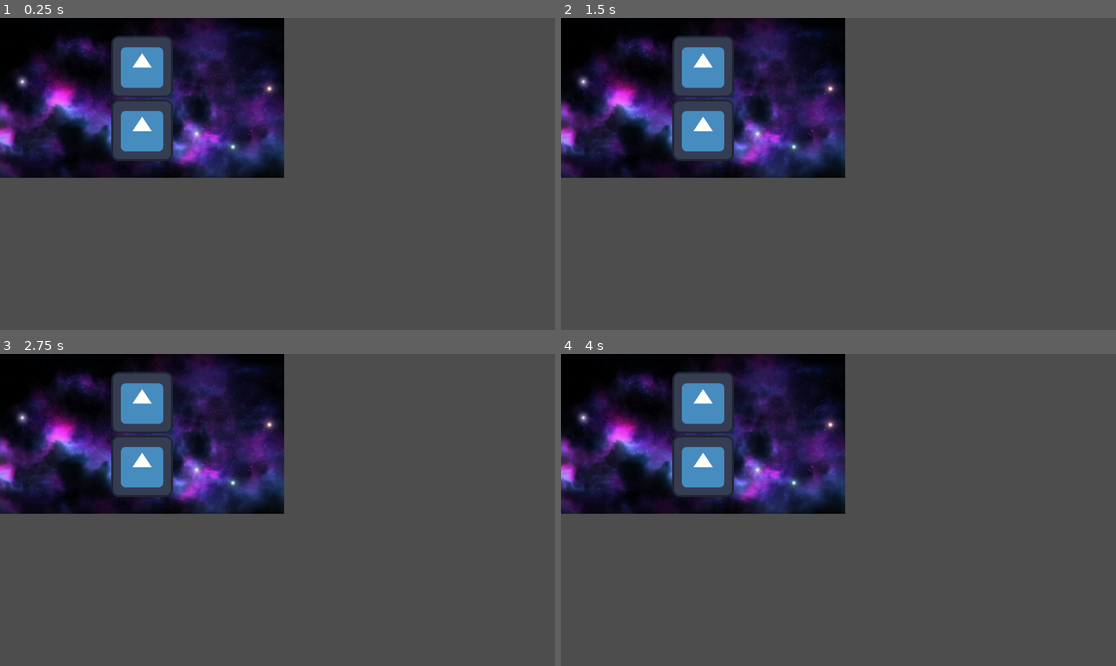
Above: before the commit, frames 1-4 (two rows, left to right).
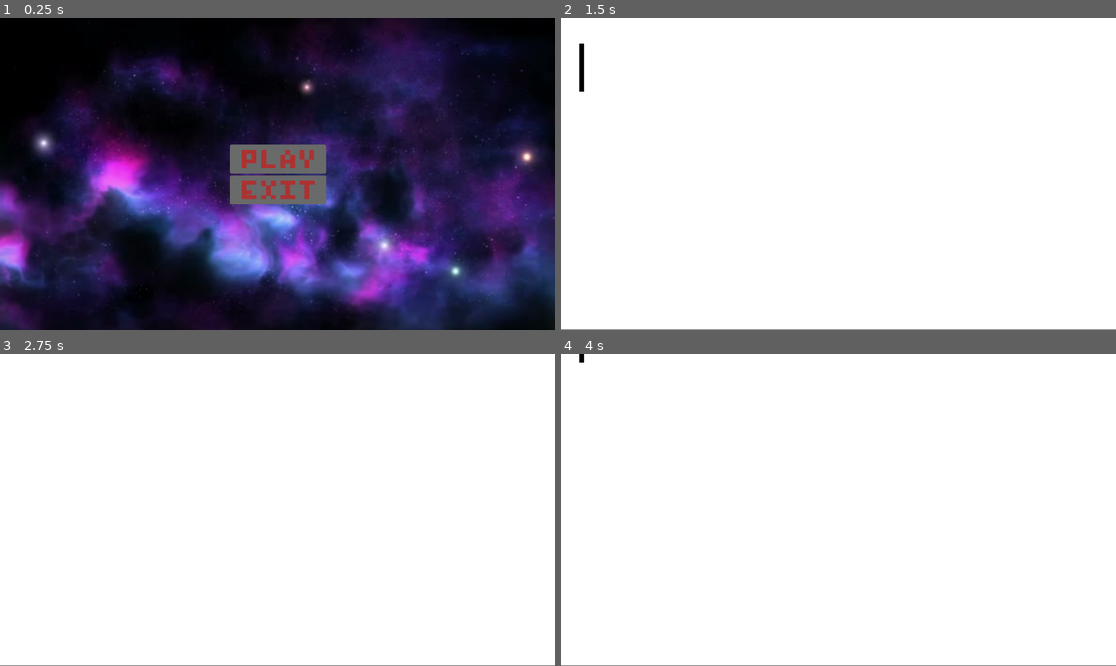
Above: after the commit, the same moments.

Repository: BrianGossett/pongiscoolagain
Game: Godot game, scene res://Scene/Start_menu/start_menu.tscn
The game is run twice, just before and just after one commit, with the same random seed, the same clock (stepped at 60 frames per second) and the same inputs. Before the commit the project has no main scene; this scene is started directly in both runs. The engine's default icon, where the game draws it, is replaced by a stand-in: a white triangle on a blue panel in a dark square.
Inputs (mouse positions are in pixels of both pictures, inside the frame that each line leads up to; where the layout moved, square brackets give the same spot in the first picture):
- Up to frame 1 (0.25 s): no input
- Up to frame 2 (1.5 s): click (838, 158) [705, 67] at 0.5 s; click (705, 67) at 1.27 s
- Up to frame 3 (2.75 s): tap Enter at 2 s; hold Up (ui_up) from 2.03 s (still down)
- Up to frame 4 (4 s): tap Space at 2.75 s; release Up (ui_up) at 2.78 s; hold Down (ui_down) 2.78-3.53 s; tap Enter at 3.5 s; hold Up (ui_up) from 3.53 s (still down)

The runs differ from the first frame. In frame 1, 92% of the frame differs, in the area x 0-100%, y 0-100%; in frame 2, 100%; in frame 3, 100%; in frame 4, 100%.

Commit message:
Made a play zone

Diff:
--- /dev/null
+++ b/Scene/PlayScrenes/PlayZone.tscn
@@ -0,0 +1,15 @@
+[gd_scene load_steps=3 format=3 uid="uid://ce201h8p2rjw1"]
+
+[ext_resource type="PackedScene" uid="uid://5jhapsxwp76a" path="res://Scene/Player/paddle.tscn" id="1_aibgv"]
+
+[sub_resource type="CanvasTexture" id="CanvasTexture_6k10r"]
+
+[node name="PlayZone" type="Node2D"]
+
+[node name="TextureRect" type="TextureRect" parent="."]
+offset_right = 1153.0
+offset_bottom = 647.0
+texture = SubResource("CanvasTexture_6k10r")
+
+[node name="Paddle" parent="." instance=ExtResource("1_aibgv")]
+position = Vector2(43, 103)
--- /dev/null
+++ b/Scene/Player/paddle.gd
@@ -0,0 +1,19 @@
+extends CharacterBody2D
+
+
+const SPEED = 300.0
+
+
+func _physics_process(delta: float) -> void:
+
+
+
+	# Get the input direction and handle the movement/deceleration.
+	# As good practice, you should replace UI actions with custom gameplay actions.
+	var direction := Input.get_axis("ui_up", "ui_down")
+	if direction:
+		velocity.y = direction * SPEED
+	else:
+		velocity.y = move_toward(velocity.y, 0, SPEED)
+
+	move_and_slide()
--- /dev/null
+++ b/Scene/Player/paddle.tscn
@@ -0,0 +1,17 @@
+[gd_scene load_steps=4 format=3 uid="uid://5jhapsxwp76a"]
+
+[ext_resource type="Script" path="res://Scene/Player/paddle.gd" id="1_uls0p"]
+[ext_resource type="Texture2D" uid="uid://bkm8ui8lho706" path="res://Resources/pong_black_bar_paddle.png" id="2_qeqig"]
+
+[sub_resource type="CapsuleShape2D" id="CapsuleShape2D_hvy8w"]
+height = 104.0
+
+[node name="Paddle" type="CharacterBody2D"]
+script = ExtResource("1_uls0p")
+
+[node name="CollisionShape2D" type="CollisionShape2D" parent="."]
+shape = SubResource("CapsuleShape2D_hvy8w")
+debug_color = Color(0.563067, 0.498379, 0.679655, 0.42)
+
+[node name="Sprite2D" type="Sprite2D" parent="."]
+texture = ExtResource("2_qeqig")
--- a/Scene/Start_menu/start_menu.gd
+++ b/Scene/Start_menu/start_menu.gd
@@ -3,7 +3,7 @@
 
 
 func _on_start_pressed() -> void:
-	# get_tree().change_scene_to_file("res://Screens/PlayScreen.tscn")
+	get_tree().change_scene_to_file("res://Scene/PlayScrenes/PlayZone.tscn")
 	pass # Replace with function body.
 
 
--- a/Scene/Start_menu/start_menu.tscn
+++ b/Scene/Start_menu/start_menu.tscn
@@ -1,24 +1,27 @@
-[gd_scene load_steps=4 format=3 uid="uid://d0c3ivuve3tv1"]
+[gd_scene load_steps=7 format=3 uid="uid://d0c3ivuve3tv1"]
 
 [ext_resource type="Script" path="res://Scene/Start_menu/start_menu.gd" id="1_f7kl7"]
 [ext_resource type="Texture2D" uid="uid://d3ldru6phckus" path="res://Resources/Background2.jpg" id="2_6u58i"]
-[ext_resource type="Texture2D" uid="uid://851ttw5s1b5q" path="res://icon.svg" id="3_jdujq"]
+[ext_resource type="Texture2D" uid="uid://bsqsvkqpyvysj" path="res://Resources/ButtonPlay1.png" id="3_75vx4"]
+[ext_resource type="Texture2D" uid="uid://cukafp7twyoa5" path="res://Resources/ButtonPlay2.png" id="4_yhmoh"]
+[ext_resource type="Texture2D" uid="uid://xw2j8yj83b6h" path="res://Resources/ButtonExit1.png" id="5_q04r1"]
+[ext_resource type="Texture2D" uid="uid://deqg0mvwgokk3" path="res://Resources/ButtonExit2.png" id="6_l3h50"]
 
 [node name="StartMenu" type="Control"]
 layout_mode = 3
 anchors_preset = 15
 anchor_right = 1.0
 anchor_bottom = 1.0
-offset_right = -562.0
-offset_bottom = -314.0
+offset_right = 1.0
+offset_bottom = 2.0
 grow_horizontal = 2
 grow_vertical = 2
 script = ExtResource("1_f7kl7")
 
 [node name="TextureRect" type="TextureRect" parent="."]
 layout_mode = 0
-offset_right = 40.0
-offset_bottom = 40.0
+offset_right = 1154.0
+offset_bottom = 652.0
 texture = ExtResource("2_6u58i")
 
 [node name="MarginContainer" type="MarginContainer" parent="."]
@@ -40,11 +43,13 @@
 
 [node name="Start" type="TextureButton" parent="MarginContainer/VBoxContainer"]
 layout_mode = 2
-texture_normal = ExtResource("3_jdujq")
+texture_normal = ExtResource("3_75vx4")
+texture_pressed = ExtResource("4_yhmoh")
 
 [node name="Exit" type="TextureButton" parent="MarginContainer/VBoxContainer"]
 layout_mode = 2
-texture_normal = ExtResource("3_jdujq")
+texture_normal = ExtResource("5_q04r1")
+texture_pressed = ExtResource("6_l3h50")
 
 [connection signal="pressed" from="MarginContainer/VBoxContainer/Start" to="." method="_on_start_pressed"]
 [connection signal="pressed" from="MarginContainer/VBoxContainer/Exit" to="." method="_on_exit_pressed"]
--- a/project.godot
+++ b/project.godot
@@ -11,5 +11,6 @@
 [application]
 
 config/name="PongIsCoolAgain"
+run/main_scene="res://Scene/Start_menu/start_menu.tscn"
 config/features=PackedStringArray("4.3", "Forward Plus")
 config/icon="res://icon.svg"
Binary file added: Resources/ButtonExit1.png
Not shown, added: Resources/ButtonExit1.png.import
Binary file added: Resources/ButtonExit2.png
Not shown, added: Resources/ButtonExit2.png.import
Binary file added: Resources/ButtonPlay1.png
Not shown, added: Resources/ButtonPlay1.png.import
Binary file added: Resources/ButtonPlay2.png
Not shown, added: Resources/ButtonPlay2.png.import
Binary file added: Resources/pong_black_bar_paddle.png
Not shown, added: Resources/pong_black_bar_paddle.png.import
